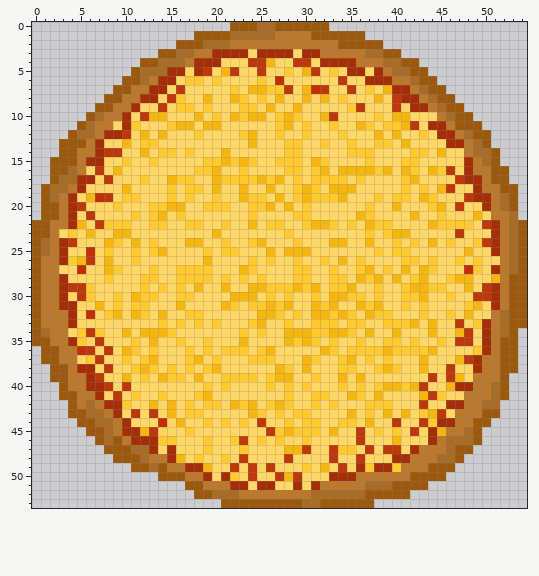
Pixel-art sprite: Assets/Sprites/pie.png. Above, as it was before the edit.
The file is 55x54 pixels.
And afterwards:
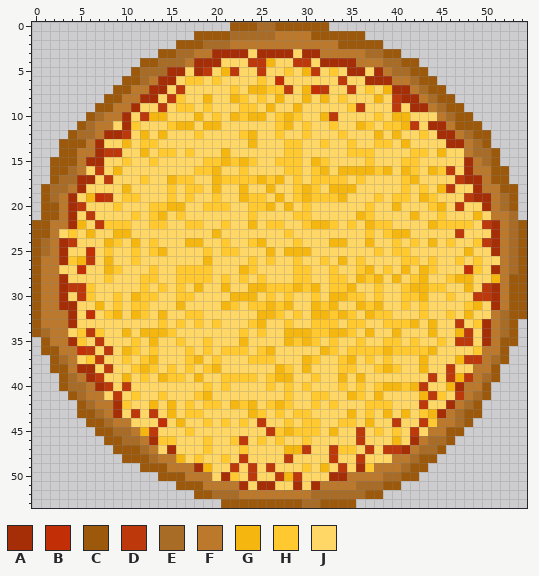
Palette (. is transparent): A #a62e07  B #c22f06  C #9c590b  D #bd380b  E #a86c27  F #bc792c  G #f5b70f  H #ffc92f  J #ffd766
From old to new:
Colour D gives way to colour A in row 43 at x 45.
Colour J gives way to colour A in row 46 at x 42; in row 47 at x 41.
The edit adds colour C in row 51 at x 16.
Colour E gives way to colour C in row 43 at x 6; in row 44 at x 7; in row 45 at x 8; in row 46 at x 8 and 46; in row 47 at x 11; in row 48 at x 12.
Colour E gives way to colour C in row 49 at x 13; in row 51 at x 39.
Colour F gives way to colour C in rows 38 to 39 at x 51; in rows 40 to 41 at x 50; in row 42 at x 5 and 49; in row 43 at x 48 to 49; in row 44 at x 48; in row 45 at x 46 to 47.
Colour F gives way to colour C in row 47 at x 45; in row 48 at x 43 to 44; in row 49 at x 42 to 43; in row 50 at x 41.
Colour A gives way to colour D in row 37 at x 49.
Colour J gives way to colour D in row 39 at x 48; in row 41 at x 47.
Colour A gives way to colour E in row 45 at x 10; in row 46 at x 11 and 44.
Colour F gives way to colour E in row 37 at x 3 and 51; in row 39 at x 4 and 50; in row 40 at x 4 to 5; in row 41 at x 5 and 49; in row 42 at x 48; in rows 43 to 44 at x 47.
Colour F gives way to colour E in row 45 at x 9; in row 46 at x 10 and 45; in row 47 at x 43 to 44; in row 48 at x 13 and 42; in row 49 at x 41; in row 50 at x 39 to 40.
Colour F gives way to colour E in row 51 at x 36.
Colour A gives way to colour F in row 36 at x 50; in row 38 at x 49; in row 40 at x 6 and 48; in row 41 at x 7; in row 42 at x 8 and 47; in row 44 at x 10 and 45 to 46.
Colour A gives way to colour F in row 45 at x 11 and 44; in row 46 at x 12; in row 47 at x 13 and 42; in row 48 at x 15 and 40 to 41; in row 49 at x 17 and 38 to 39; in row 50 at x 19 and 35.
Colour A gives way to colour F in row 51 at x 22.
Colour G gives way to colour F in row 45 at x 45.
Colour H gives way to colour F in row 49 at x 40.
Colour J gives way to colour F in row 43 at x 46; in row 46 at x 43.
The edit erases colour C in row 33 at x 54; in row 35 at x 0; in row 36 at x 53; in row 37 at x 1 and 53; in row 38 at x 52 to 53; in row 39 at x 2 and 52.
The edit erases colour C in row 40 at x 52; in row 41 at x 3 and 52; in row 42 at x 4; in row 43 at x 4 and 50 to 51; in row 44 at x 5 and 49 to 50; in row 45 at x 6 and 49.
The edit erases colour C in row 46 at x 7 and 49; in row 47 at x 8 and 47 to 48; in row 48 at x 9 and 47; in row 49 at x 11 and 44 to 46; in row 50 at x 43 to 45; in row 51 at x 41 to 43.
The edit erases colour C in row 52 at x 39 to 41; in row 53 at x 36 to 37.
The edit erases colour E in rows 40 to 41 at x 51; in row 42 at x 50 to 51; in row 45 at x 48; in row 46 at x 47 to 48; in row 47 at x 46; in row 48 at x 45 to 46.
Where, in picture pixels (left, top, right, bottom), the same in both pictures:
changed: (347, 319, 527, 508)
changed: (32, 337, 239, 490)
